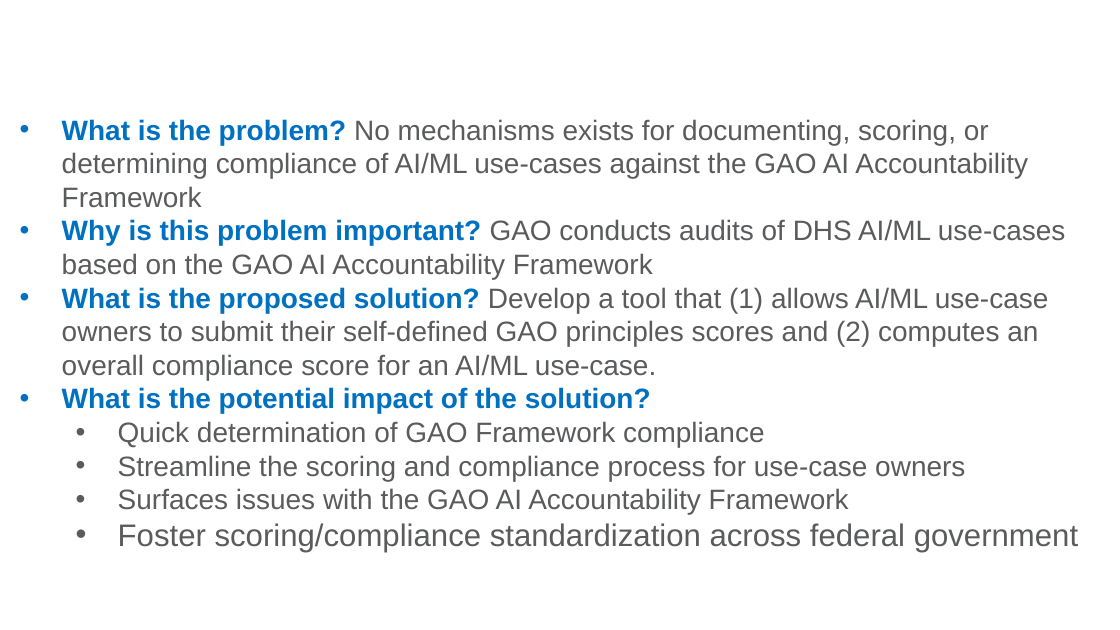
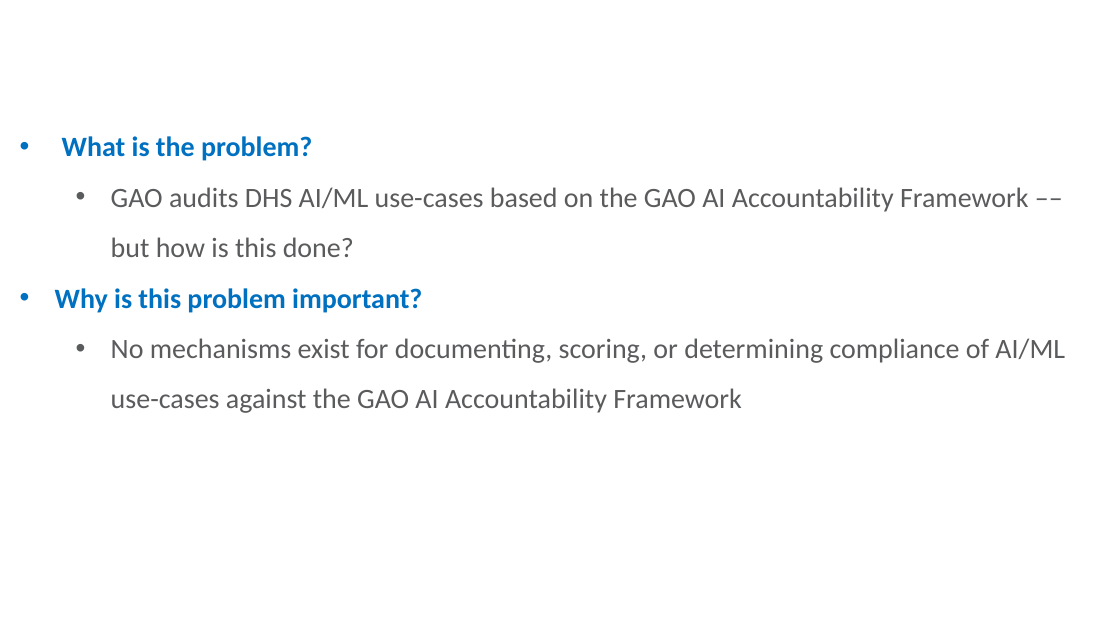
Before and after one commit to ethanmoscot/gao-ai, a slide deck: slide 2 of doc/gao_ai_proposal.pptx. Drawn at 1120x630 pixels with LibreOffice and Linux fonts; fonts in the diff are those of the drawing; background and template pictures are left out. Boxes give left, top, right and bottom in pixels: in the first picture for what was removed or moved away, otherwise in the second. Text is boxed around its words. In the diff, an @@ line names an element or a change of style, - is before the commit and + after.

```diff
--- a/doc/gao_ai_proposal.pptx
+++ b/doc/gao_ai_proposal.pptx
@@ text at [55, 136, 1065, 413]: text changed; font Arial to Calibri @@
-• What is the problem? No mechanisms exists for documenting, scoring, or determining compliance of AI/ML use-cases against the GAO AI Accountability Framework
-• Why is this problem important? GAO conducts audits of DHS AI/ML use-cases based on the GAO AI Accountability Framework
-• What is the proposed solution? Develop a tool that (1) allows AI/ML use-case owners to submit their self-defined GAO principles scores and (2) computes an overall compliance score for an AI/ML use-case.
-• What is the potential impact of the solution?
-  • Quick determination of GAO Framework compliance
-  • Streamline the scoring and compliance process for use-case owners
-  • Surfaces issues with the GAO AI Accountability Framework
-  • Foster scoring/compliance standardization across federal government
+• What is the problem?
+  • GAO audits DHS AI/ML use-cases based on the GAO AI Accountability Framework –– but how is this done?
+• Why is this problem important?
+  • No mechanisms exist for documenting, scoring, or determining compliance of AI/ML use-cases against the GAO AI Accountability Framework
```
Also in this commit, not shown: 6 other slides changed, 2 slides added, 1 slide removed.
